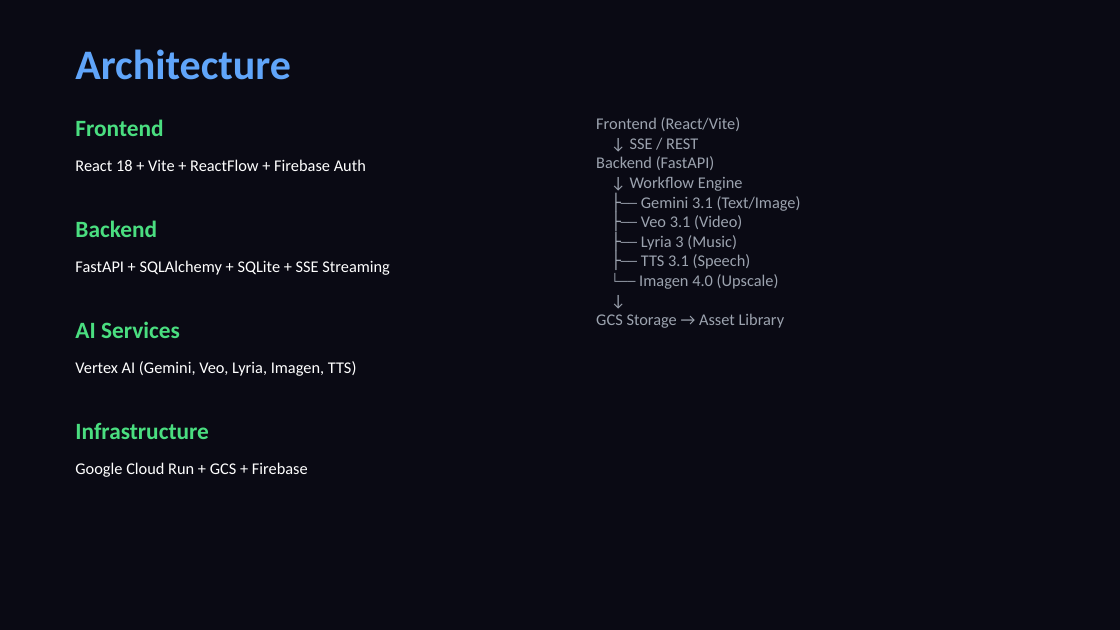
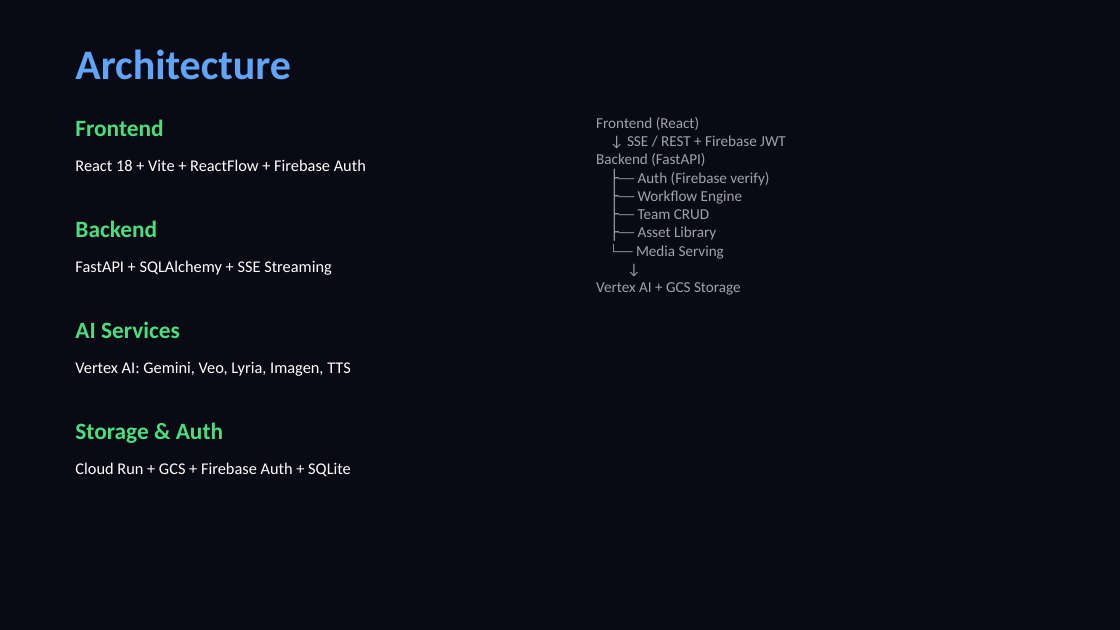
Before and after one commit to gauravz7/canvas, a slide deck: slide 11 of docs/Canvas_Product_Deck.pptx (slide 12 before the commit). Drawn at 1120x630 pixels with LibreOffice and Linux fonts; fonts in the diff are those of the drawing. Boxes give left, top, right and bottom in pixels: in the first picture for what was removed or moved away, otherwise in the second. Text is boxed around its words. In the diff, an @@ line names an element or a change of style, - is before the commit and + after.

```diff
--- a/docs/Canvas_Product_Deck.pptx
+++ b/docs/Canvas_Product_Deck.pptx
@@ text at (x1=596, y1=117, x2=786, y2=295): text changed; size 14 to 13 pt @@
-Frontend (React/Vite)
-↓ SSE / REST
-Backend (FastAPI)
-↓ Workflow Engine
-├── Gemini 3.1 (Text/Image)
-├── Veo 3.1 (Video)
-├── Lyria 3 (Music)
-├── TTS 3.1 (Speech)
-└── Imagen 4.0 (Upscale)
-↓
-GCS Storage → Asset Library
+Frontend (React)
+↓ SSE / REST + Firebase JWT
+Backend (FastAPI)
+├── Auth (Firebase verify)
+├── Workflow Engine
+├── Team CRUD
+├── Asset Library
+└── Media Serving
+↓
+Vertex AI + GCS Storage
@@ text at (x1=75, y1=260, x2=332, y2=275): text changed @@
-FastAPI + SQLAlchemy + SQLite + SSE Streaming
+FastAPI + SQLAlchemy + SSE Streaming
@@ text at (x1=75, y1=362, x2=351, y2=376): text changed @@
-Vertex AI (Gemini, Veo, Lyria, Imagen, TTS)
+Vertex AI: Gemini, Veo, Lyria, Imagen, TTS
@@ text at (x1=75, y1=422, x2=223, y2=443): text changed @@
-Infrastructure
+Storage & Auth
@@ text at (x1=75, y1=462, x2=351, y2=476): text changed @@
-Google Cloud Run + GCS + Firebase
+Cloud Run + GCS + Firebase Auth + SQLite
```
Also in this commit, not shown: 11 other slides changed, 2 slides added, 3 slides removed, 11 other files.
